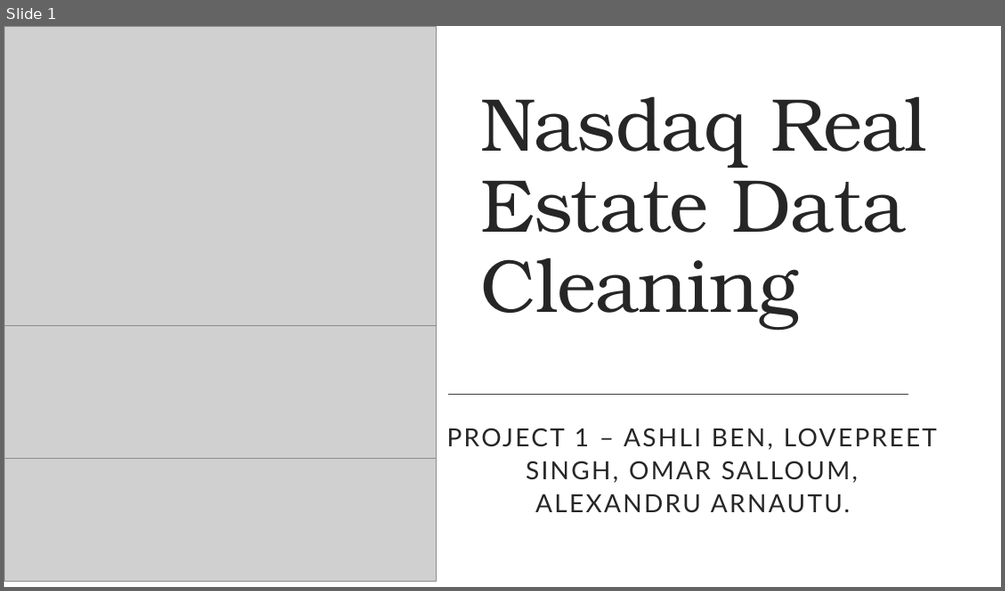
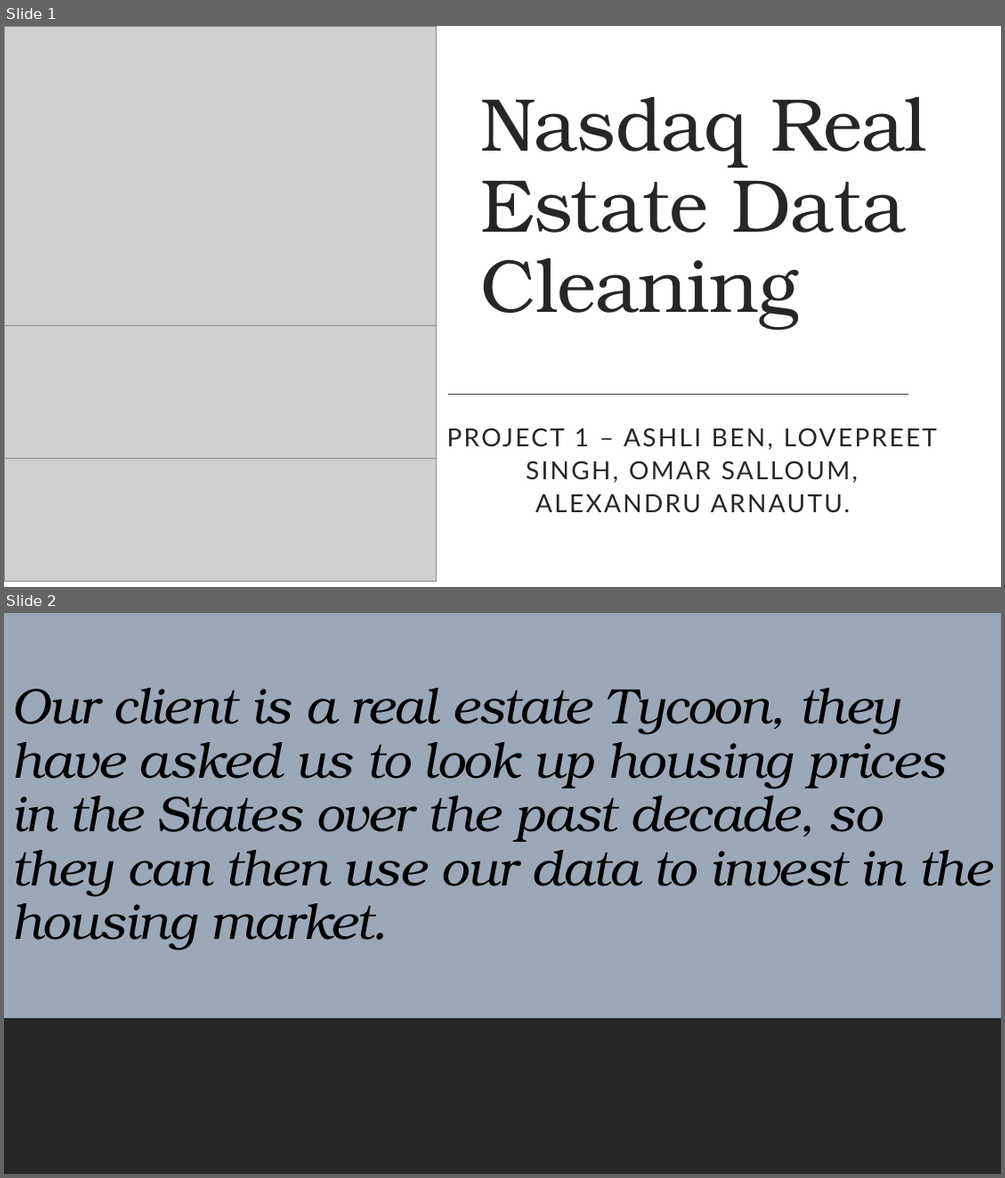
Before and after one commit to Arnawutu/Project1Group10, a slide deck: Main_Data/Nasdaq Real Estate Data Cleaning.pptx. Shown one above the other, each under a label of ours: slide 1 before the commit, slides 1 and 2 after it. The pictures are 1005x591 and 1005x1178 pixels, drawn with LibreOffice and Linux fonts; fonts in the diff are those of the drawing; grey boxes stand for pictures. Boxes give left, top, right and bottom in pixels: in the first picture for what was removed or moved away, otherwise in the second. Text is boxed around its words. In the diff, an @@ line names an element or a change of style, - is before the commit and + after.

Commit message:
real_estate_shipping

```diff
--- a/Main_Data/Nasdaq Real Estate Data Cleaning.pptx
+++ b/Main_Data/Nasdaq Real Estate Data Cleaning.pptx
@@ slide 2 added at box(4, 613, 1001, 1174), background #FFFFFF; not listed: 1 template element that a slide beside it also shows @@
@@ rectangle added at box(4, 613, 1001, 1174), fill #9BA8B7 @@
@@ title added at box(11, 688, 991, 950), 48 pt, text #000000, italic @@
+Our client is a real estate Tycoon, they have asked us to look up housing prices in the States over the past decade, so they can then use our data to invest in the housing market.
@@ rectangle added at box(4, 1018, 1001, 1174), fill #262626 @@
```
Also in this commit, not shown: 7 slides changed, 10 other slides added, 2 slides removed, 1 other file.
